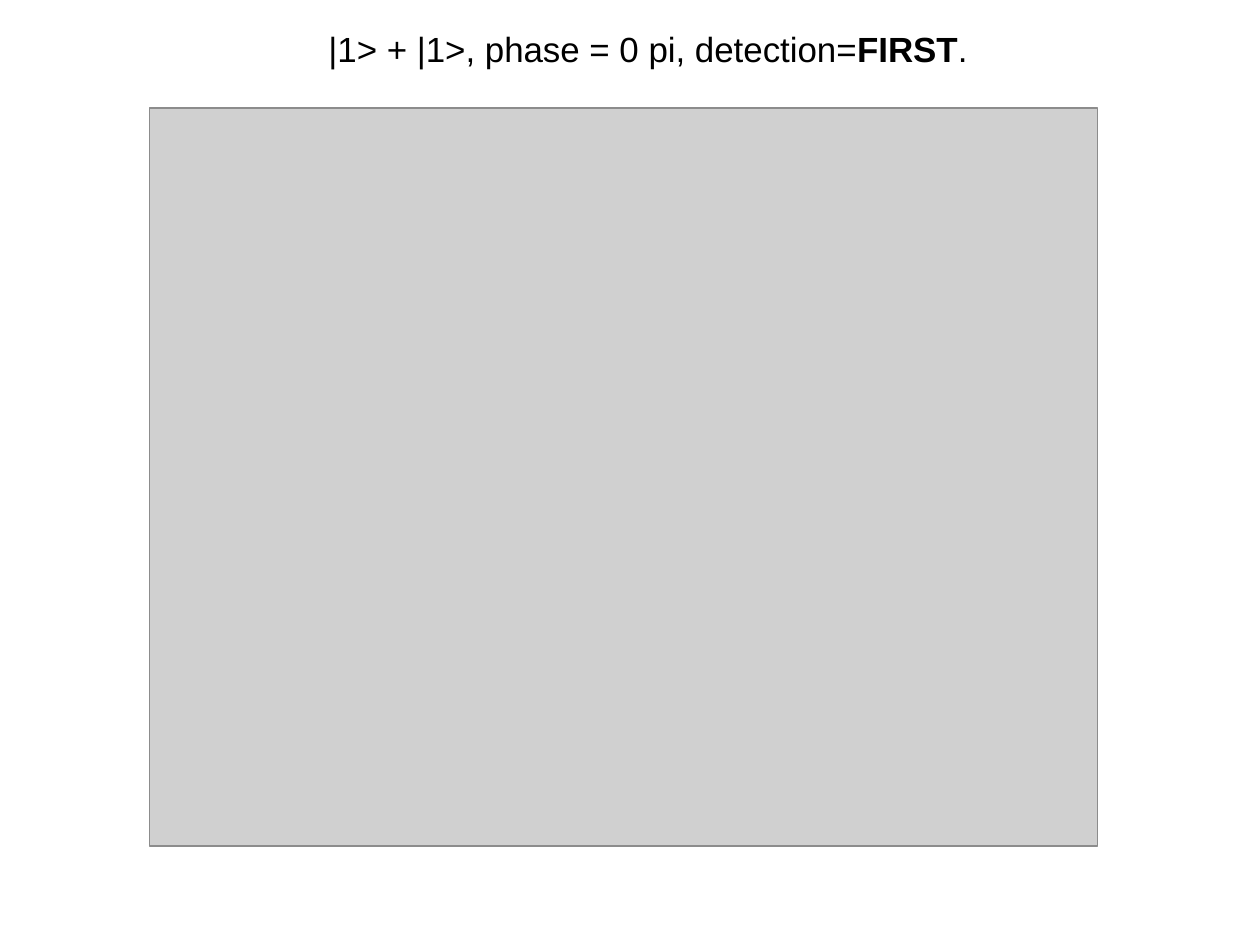
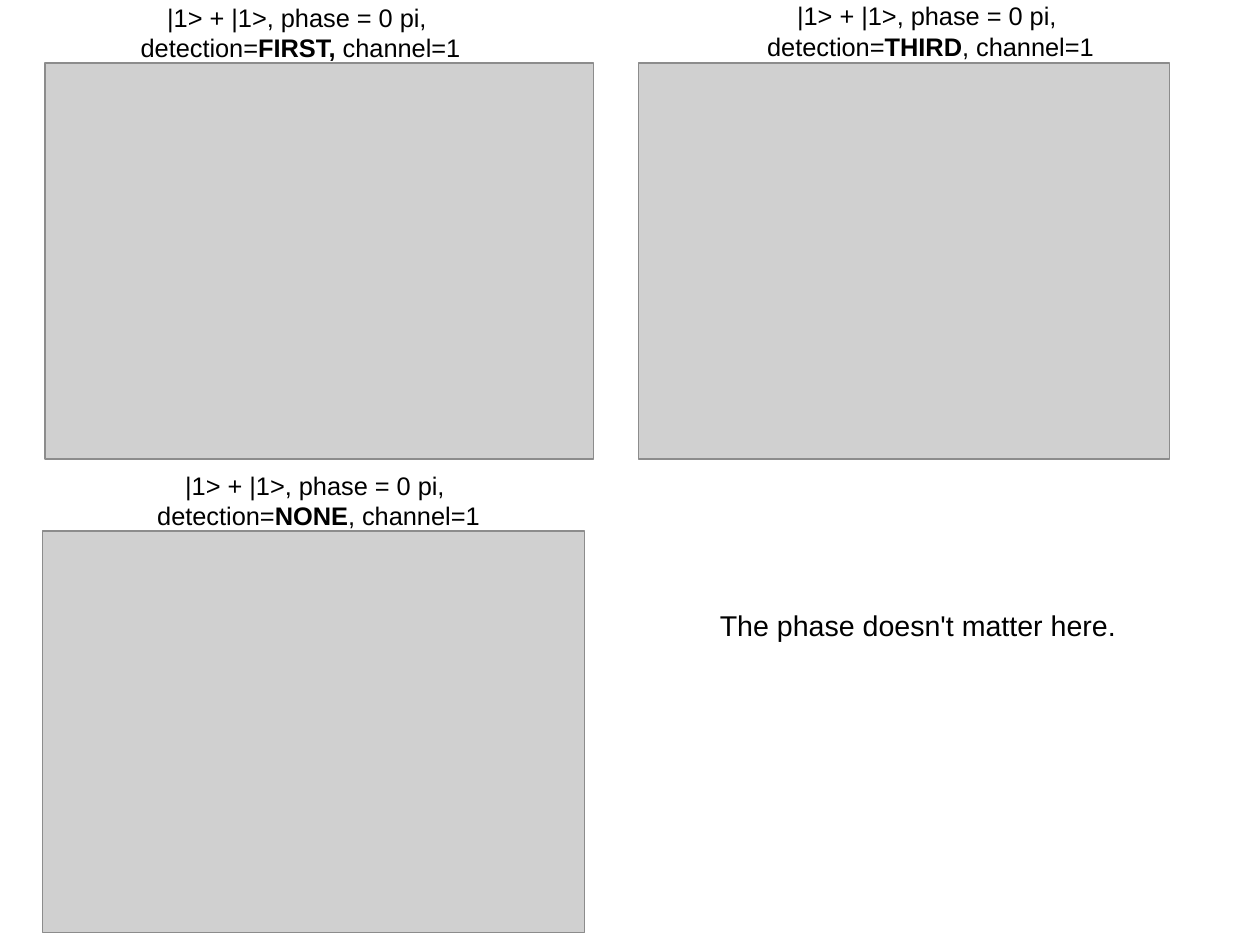
Before and after one commit to matthewR1993/qscheme, a slide deck: slide 6 of results/res11/res11.odp (slide 5 before the commit). Drawn at 1260x945 pixels with LibreOffice and Linux fonts; fonts in the diff are those of the drawing; grey boxes stand for pictures. Boxes give left, top, right and bottom in pixels: in the first picture for what was removed or moved away, otherwise in the second. Text is boxed around its words. In the diff, an @@ line names an element or a change of style, - is before the commit and + after.

```diff
--- a/results/res11/res11.odp
+++ b/results/res11/res11.odp
@@ title at <box>141,8,461,63</box>: text changed; size 22 to 16 pt @@
-|1> + |1>, phase = 0 pi, detection=FIRST.
+|1> + |1>, phase = 0 pi,
+detection=FIRST, channel=1
@@ title added at <box>767,6,1094,60</box>, 16 pt, text #000000 @@
+|1> + |1>, phase = 0 pi,
+detection=THIRD, channel=1
@@ picture: place and size @@
-picture at <box>150,107,1099,846</box>
+picture at <box>45,63,593,458</box>
@@ picture added at <box>639,63,1171,458</box> @@
@@ title added at <box>157,476,480,531</box>, 16 pt, text #000000 @@
+|1> + |1>, phase = 0 pi,
+detection=NONE, channel=1
@@ picture added at <box>42,532,584,933</box> @@
@@ title added at <box>720,615,1116,641</box>, 18 pt, text #000000 @@
+The phase doesn't matter here.
```
Also in this commit, not shown: 2 slides added, 11 other files.
